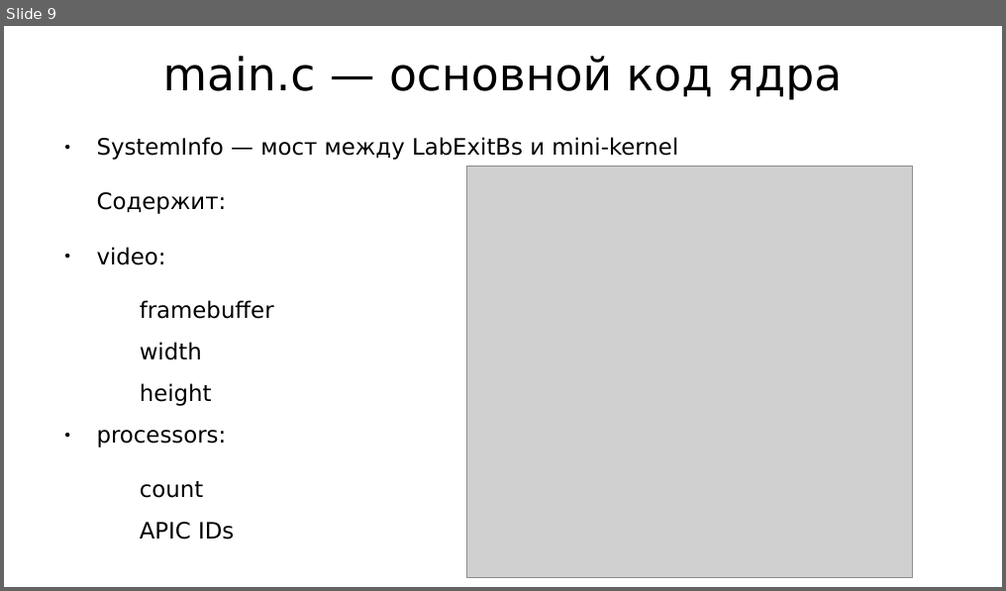
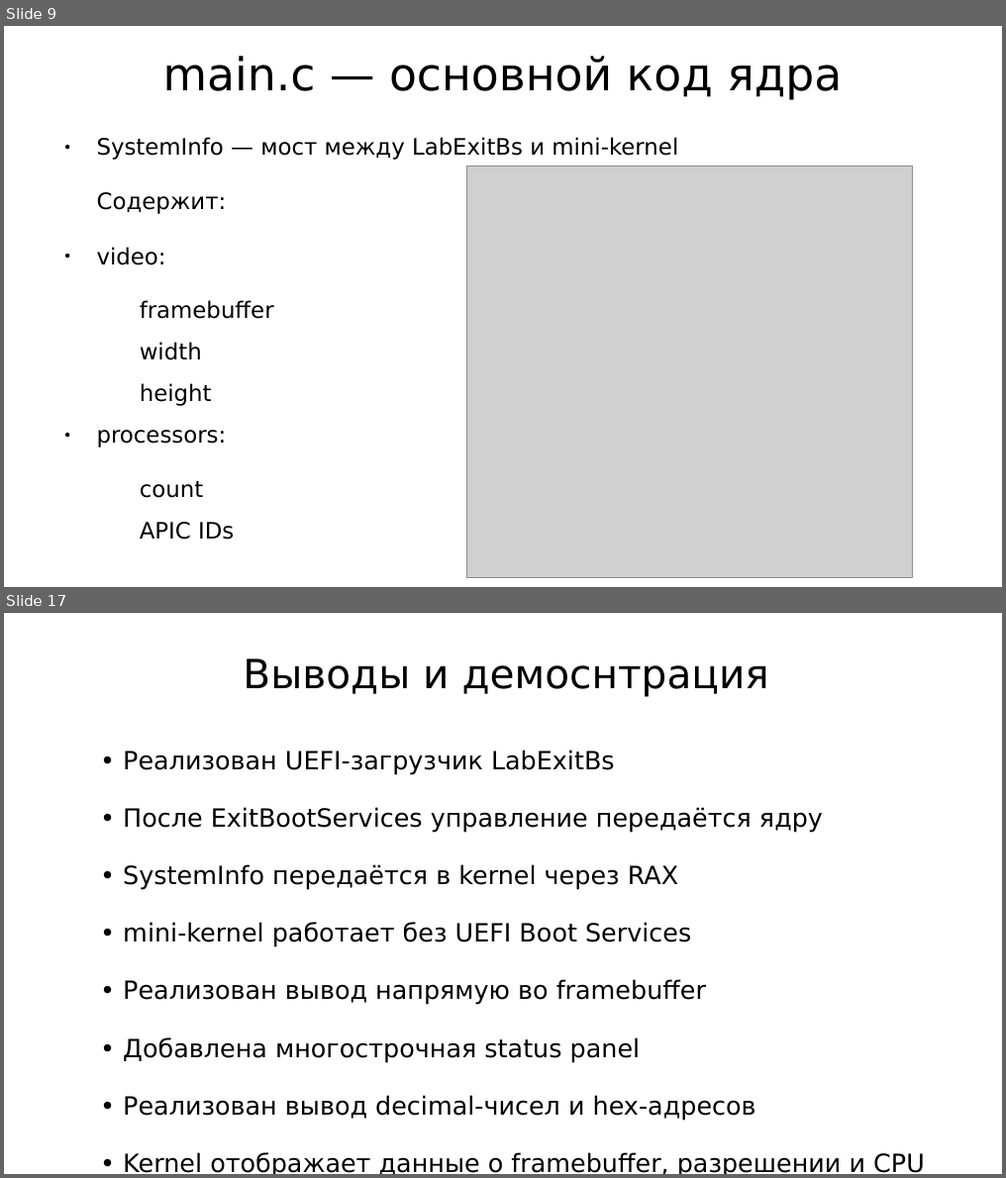
Before and after one commit to Inr1xz/uefi-bootloader, a slide deck: edk2/MySuperPkg/Presentstion.odp. Shown one above the other, each under a label of ours: slide 9 before the commit, slides 9 and 17 after it; the slides between them are not shown. The pictures are 1006x591 and 1006x1178 pixels, drawn with LibreOffice and Linux fonts; fonts in the diff are those of the drawing; grey boxes stand for pictures. Boxes give left, top, right and bottom in pixels: in the first picture for what was removed or moved away, otherwise in the second. Text is boxed around its words. In the diff, an @@ line names an element or a change of style, - is before the commit and + after.

```diff
--- a/edk2/MySuperPkg/Presentstion.odp
+++ b/edk2/MySuperPkg/Presentstion.odp
@@ slide 17 added at [4, 613, 1002, 1174], background #FFFFFF @@
@@ title added at [243, 659, 769, 697], 32 pt, text #000000 @@
+Выводы и демоснтрация
@@ text added at [123, 750, 925, 1174], 20 pt, text #000000 @@
+• Реализован UEFI-загрузчик LabExitBs
+• После ExitBootServices управление передаётся ядру
+• SystemInfo передаётся в kernel через RAX
+• mini-kernel работает без UEFI Boot Services
+• Реализован вывод напрямую во framebuffer
+• Добавлена многострочная status panel
+• Реализован вывод decimal-чисел и hex-адресов
+• Kernel отображает данные о framebuffer, разрешении и CPU
+https://github.com/Inr1xz/uefi-bootloader
```
Also in this commit, not shown: 3 slides changed, 7 other slides added, 1 slide removed, 1 other file.
